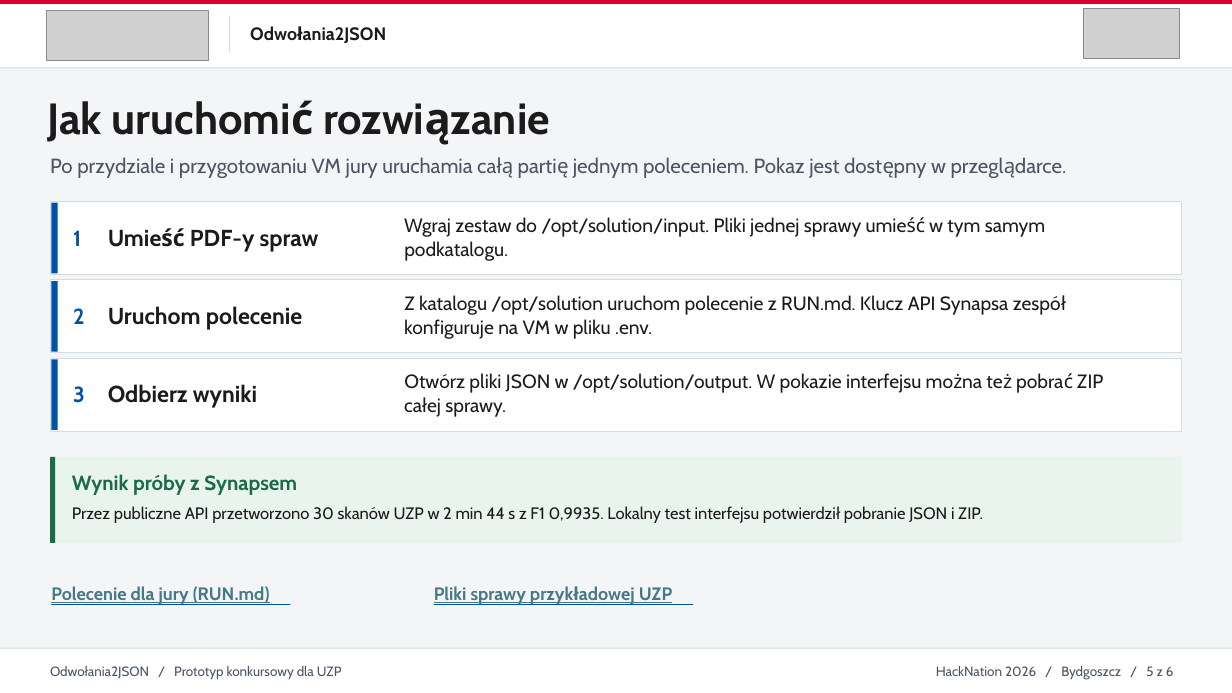
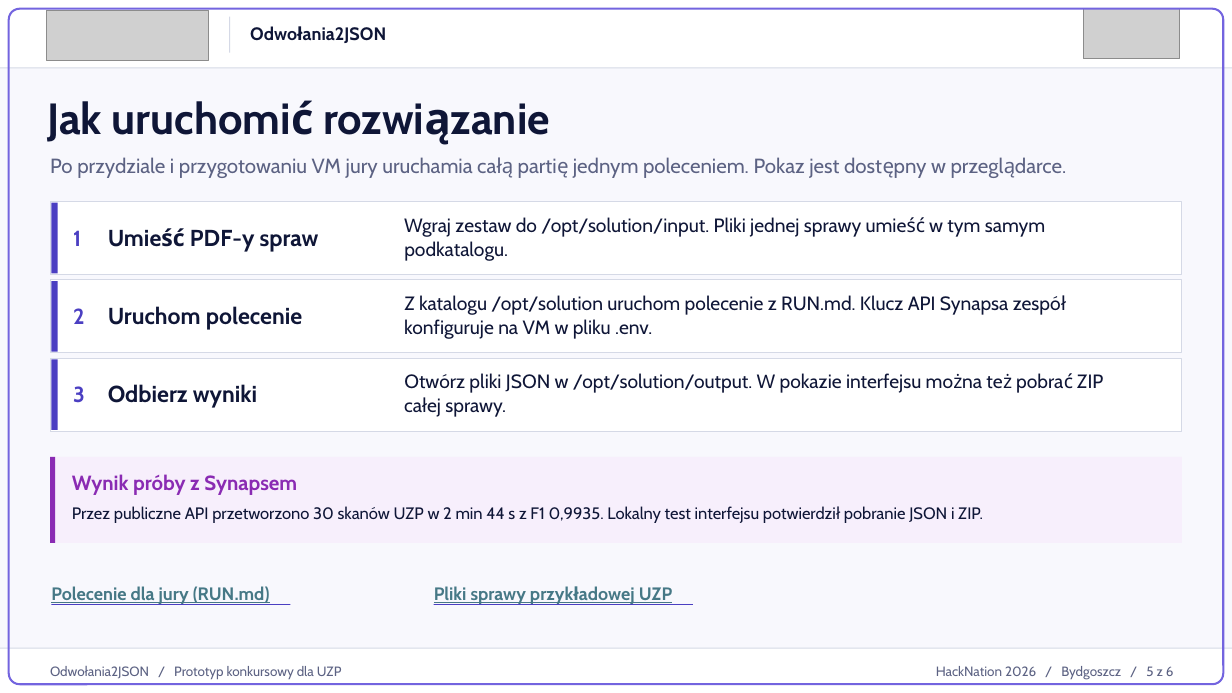
Before and after one commit to PapeMati98/Hacknation-ODWOLANIA2JSON, a slide deck: slide 5 of docs/prezentacja/Odwolania2JSON.pptx. Drawn at 1232x693 pixels with LibreOffice and Linux fonts; fonts in the diff are those of the drawing; grey boxes stand for pictures. Boxes give left, top, right and bottom in pixels: in the first picture for what was removed or moved away, otherwise in the second. Text is boxed around its words. In the diff, an @@ line names an element or a change of style, - is before the commit and + after.

```diff
--- a/docs/prezentacja/Odwolania2JSON.pptx
+++ b/docs/prezentacja/Odwolania2JSON.pptx
@@ rectangle at [0, 0, 1232, 693]: fill #F4F5F7 to #F8F8FD @@
@@ rectangle removed at [0, 0, 1232, 4] @@
@@ rounded rectangle added at [8, 8, 1223, 684], outline #7364DF 1.6 pt @@
@@ rectangle at [0, 67, 1232, 68]: fill #D5DBE3 to #D5D9E6 @@
@@ outline #D5DBE3 0.8 pt to #D5D9E6 0.8 pt in 3 elements at [50, 201, 1182, 274], [50, 280, 1182, 353], [50, 359, 1182, 432] @@
@@ text colour #0052A5 to #4B3FC2 in 3 elements at [73, 230, 81, 246], [73, 308, 85, 324], [73, 386, 85, 403] @@
@@ rectangle at [50, 457, 55, 543]: fill #1B6B46 to #8A2BB3 @@
@@ rectangle at [50, 457, 1182, 543]: fill #EAF4EE to #F7EFFC @@
@@ text "Wynik próby z Synapsem" at [72, 474, 297, 495]: text colour #1B6B46 to #8A2BB3 @@
@@ text colour #1B1B1B to #0F1637 in 12 elements at [250, 23, 403, 48], [47, 101, 102, 142], [190, 230, 319, 252], [404, 217, 1045, 236], [404, 241, 508, 261], [108, 306, 302, 330], [404, 295, 1066, 315], [404, 319, 652, 339], [108, 384, 257, 408], [404, 373, 1103, 393], [445, 402, 506, 417], [72, 506, 983, 523] @@
@@ fill #0052A5 to #4B3FC2 in 5 elements at [52, 202, 58, 273], [52, 281, 58, 351], [52, 360, 58, 430], [52, 604, 291, 605], [433, 604, 693, 605] @@
@@ rectangle at [0, 648, 1232, 649]: fill #D5DBE3 to #D5D9E6 @@
@@ text colour #4A5568 to #5C6283 in 3 elements at [50, 157, 946, 178], [174, 666, 342, 679], [936, 666, 1174, 679] @@
```
Also in this commit, not shown: 5 other slides changed, 1 other file.
